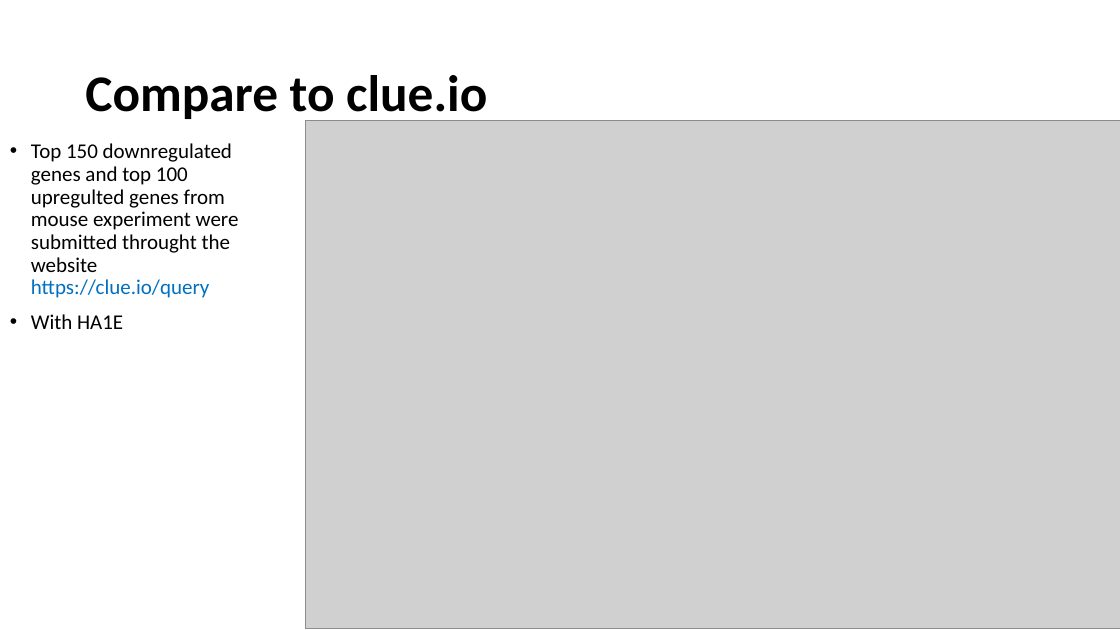
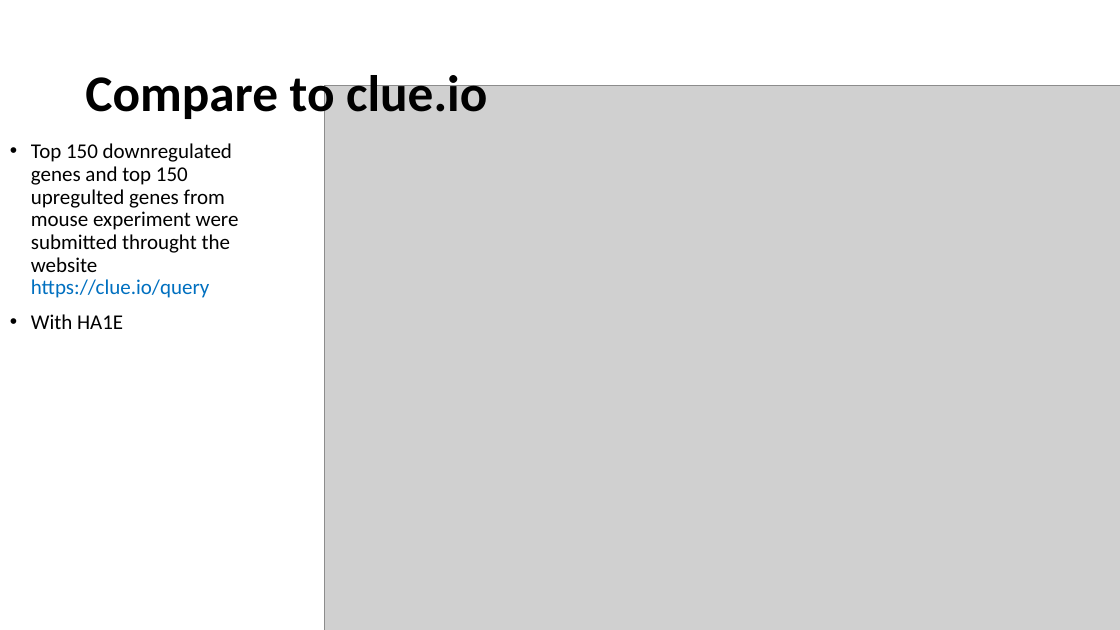
Before and after one commit to RuslanAlali/cMAp_Terzi, a slide deck: slide 37 of cMAP_stats.pptx. Drawn at 1120x630 pixels with LibreOffice and Linux fonts; fonts in the diff are those of the drawing; grey boxes stand for pictures. Boxes give left, top, right and bottom in pixels: in the first picture for what was removed or moved away, otherwise in the second. Text is boxed around its words. In the diff, an @@ line names an element or a change of style, - is before the commit and + after.

```diff
--- a/cMAP_stats.pptx
+++ b/cMAP_stats.pptx
@@ picture: place and size @@
-picture at <box>305,120,1120,628</box>
+picture at <box>324,85,1120,630</box>
@@ text at <box>31,143,239,298</box>: text changed @@
-• Top 150 downregulated genes and top 100 upregulted genes from mouse experiment were submitted throught the website https://clue.io/query
+• Top 150 downregulated genes and top 150 upregulted genes from mouse experiment were submitted throught the website https://clue.io/query
```
Also in this commit, not shown: 1 other slide changed, 4 slides added, 2 slides removed, 3 other files.
